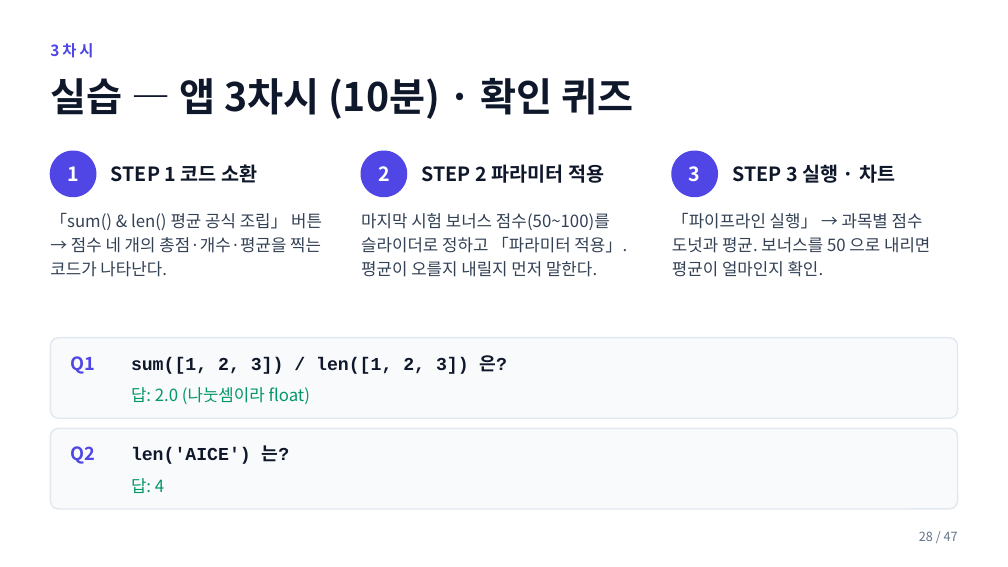
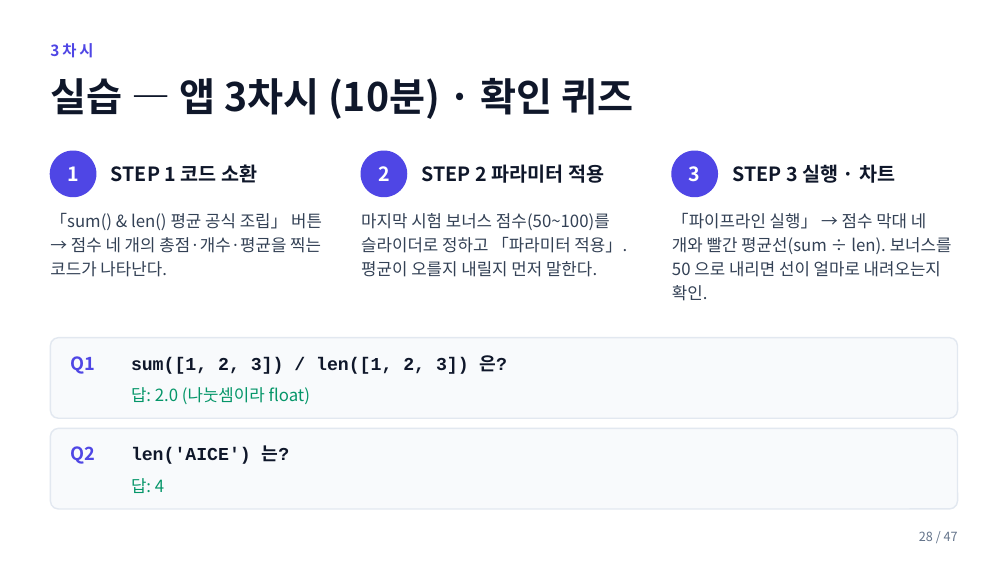
Before and after one commit to ChungChiweon/aice-quest, a slide deck: slide 28 of 강의자료/파이썬기초1_1-5차시.pptx. Drawn at 1008x567 pixels with LibreOffice and Linux fonts; fonts in the diff are those of the drawing. Boxes give left, top, right and bottom in pixels: in the first picture for what was removed or moved away, otherwise in the second. Text is boxed around its words. In the diff, an @@ line names an element or a change of style, - is before the commit and + after.

```diff
--- a/강의자료/파이썬기초1_1-5차시.pptx
+++ b/강의자료/파이썬기초1_1-5차시.pptx
@@ text at (672, 213, 952, 301): text changed @@
-「파이프라인 실행」 → 과목별 점수 도넛과 평균. 보너스를 50 으로 내리면 평균이 얼마인지 확인.
+「파이프라인 실행」 → 점수 막대 네 개와 빨간 평균선(sum ÷ len). 보너스를 50 으로 내리면 선이 얼마로 내려오는지 확인.
```
Also in this commit, not shown: 27 other slides changed, 8 other files.
